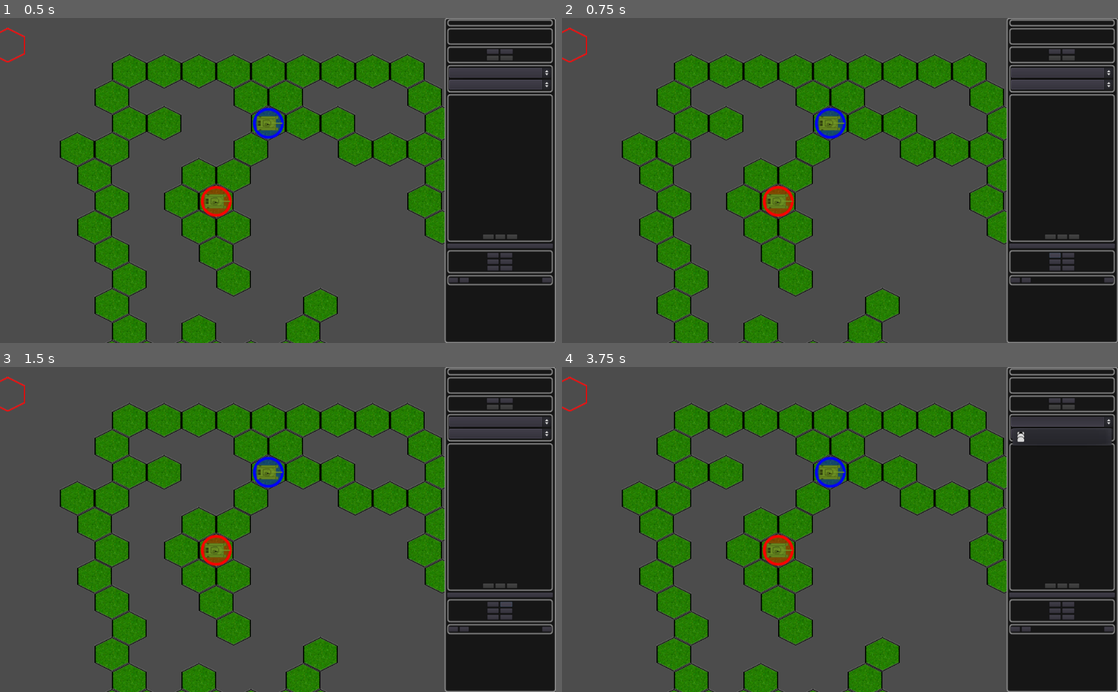
Above: before the commit, frames 1-4 (two rows, left to right).
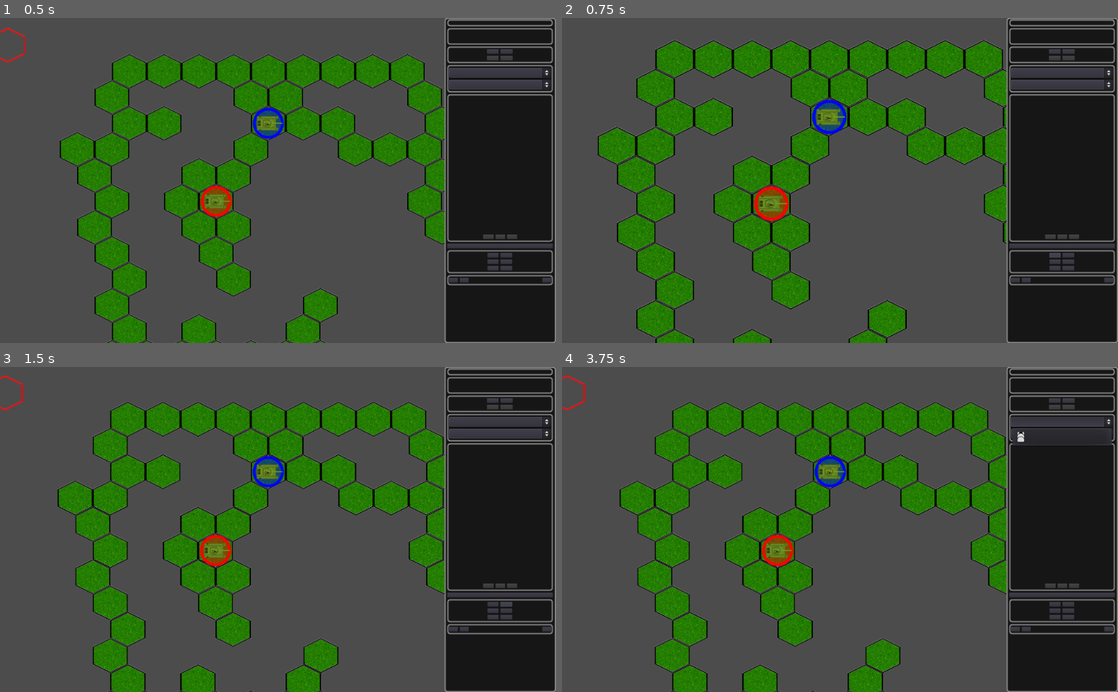
Above: after the commit, the same moments.

Repository: stefanos-86/HexGame
Game: Godot game, scene res://Scenes/HexMap.tscn
Same seed, same stepped clock (60 frames per second), same inputs: the game is played once before the commit and once after it.
Inputs:
- Up to frame 1 (0.5 s): no input
- Up to frame 2 (0.75 s): click "Zoom In" at 0.5 s
- Up to frame 3 (1.5 s): click "Zoom Out" at 1.25 s
- Up to frame 4 (3.75 s): click "Artillery" at 2 s; click "Fire Smoke" at 2.75 s; click "Fire at will" at 3.5 s

Frame 1 is identical in both runs. In frame 2, 21% of the frame differs, in the area x 0-80%, y 2-100%; in frame 3, 5.4%; in frame 4, 5.4%.

Commit message:
Map zoom.

Diff:
--- a/Font/UiTheme.tres
+++ b/Font/UiTheme.tres
@@ -7,3 +7,8 @@
 default_font = ExtResource( 1 )
 Panel/styles/panel = ExtResource( 2 )
 PanelContainer/styles/panel = ExtResource( 2 )
+TooltipLabel/colors/font_color = Color( 1, 1, 1, 1 )
+TooltipLabel/colors/font_color_shadow = Color( 0, 0, 0, 0.1 )
+TooltipLabel/constants/shadow_offset_x = 1
+TooltipLabel/constants/shadow_offset_y = 1
+TooltipLabel/fonts/font = ExtResource( 1 )
--- a/Scenes/HexMap.tscn
+++ b/Scenes/HexMap.tscn
@@ -309,12 +309,14 @@
 [node name="ZoomIn" type="Button" parent="Interface/Camera/L/Sidebar/View/CC/GC"]
 margin_right = 93.0
 margin_bottom = 26.0
+hint_tooltip = "Numpad + / Mouse Wheel Up"
 text = "Zoom In"
 
-[node name="ZoomOut2" type="Button" parent="Interface/Camera/L/Sidebar/View/CC/GC"]
+[node name="ZoomOut" type="Button" parent="Interface/Camera/L/Sidebar/View/CC/GC"]
 margin_left = 97.0
 margin_right = 199.0
 margin_bottom = 26.0
+hint_tooltip = "Numpad - / Mouse Wheel Down"
 text = "Zoom Out"
 
 [node name="PanUp" type="Button" parent="Interface/Camera/L/Sidebar/View/CC/GC"]
@@ -376,7 +378,10 @@
 margin_left = 198.0
 margin_right = 250.0
 margin_bottom = 26.0
+hint_tooltip = "Esc"
 text = "Quit"
+[connection signal="movement_animation_done" from="Interface/MovementPath/PathFollow2D/Transporter" to="Interface" method="_on_Transporter_movement_animation_done"]
 [connection signal="movement_animation_done" from="Interface/MovementPath/PathFollow2D/Transporter" to="Control" method="_on_Transporter_movement_animation_done"]
-[connection signal="movement_animation_done" from="Interface/MovementPath/PathFollow2D/Transporter" to="Interface" method="_on_Transporter_movement_animation_done"]
+[connection signal="pressed" from="Interface/Camera/L/Sidebar/View/CC/GC/ZoomIn" to="Interface" method="zoom_in"]
+[connection signal="pressed" from="Interface/Camera/L/Sidebar/View/CC/GC/ZoomOut" to="Interface" method="zoom_out"]
 [connection signal="pressed" from="Interface/Camera/L/Sidebar/Admin/HC2/Quit" to="Control" method="shutdown"]
--- a/Scenes/Interface.gd
+++ b/Scenes/Interface.gd
@@ -6,6 +6,12 @@
 var units
 
 var moving_unit
+
+# Controls the camera zoom. Big number, big field of view
+# (increase the level to zoom out).
+var zoom_level
+const max_zoom_level = 3
+const min_zoom_level = 0.5
 
 var colors_for_factions = {
   factions.names.RED: Color(1, 0, 0),
@@ -17,6 +23,8 @@
   var root = get_tree().get_root()
   terrain = root.get_node("HexMap/Terrain")
   units = root.get_node("HexMap/Units")
+
+  zoom_level = 1
 
 func describe_cell(cell_coordinates):
   var unit = terrain.what_is_at(cell_coordinates)
@@ -91,7 +99,17 @@
   $MovementPath/PathFollow2D/Transporter.reset_at_start(distance_to_cover, 300)
 
 func zoom_out():
-  $Camera.zoom *= 1.1
+  $Camera.zoom = change_zoom(1.1)
 
 func zoom_in():
-  $Camera.zoom *= 0.9
+  $Camera.zoom = change_zoom(0.9)
+
+func change_zoom(multiplier):
+  zoom_level *= multiplier
+
+  if (zoom_level > max_zoom_level):
+    zoom_level = max_zoom_level
+  if (zoom_level < min_zoom_level):
+    zoom_level = min_zoom_level
+
+  return Vector2(zoom_level, zoom_level)
--- a/project.godot
+++ b/project.godot
@@ -25,6 +25,12 @@
 
 [input]
 
+ui_accept={
+"deadzone": 0.5,
+"events": [ Object(InputEventKey,"resource_local_to_scene":false,"resource_name":"","device":0,"alt":false,"shift":false,"control":false,"meta":false,"command":false,"pressed":false,"scancode":16777221,"unicode":0,"echo":false,"script":null)
+, Object(InputEventMouseButton,"resource_local_to_scene":false,"resource_name":"","device":0,"alt":false,"shift":false,"control":false,"meta":false,"command":false,"button_mask":0,"position":Vector2( 0, 0 ),"global_position":Vector2( 0, 0 ),"factor":1.0,"button_index":1,"pressed":false,"doubleclick":false,"script":null)
+ ]
+}
 Shutdown={
 "deadzone": 0.5,
 "events": [ Object(InputEventKey,"resource_local_to_scene":false,"resource_name":"","device":0,"alt":false,"shift":false,"control":false,"meta":false,"command":false,"pressed":false,"scancode":16777217,"unicode":0,"echo":false,"script":null)
@@ -33,11 +39,13 @@
 ZoomIn={
 "deadzone": 0.5,
 "events": [ Object(InputEventKey,"resource_local_to_scene":false,"resource_name":"","device":0,"alt":false,"shift":false,"control":false,"meta":false,"command":false,"pressed":false,"scancode":16777349,"unicode":0,"echo":false,"script":null)
+, Object(InputEventMouseButton,"resource_local_to_scene":false,"resource_name":"","device":0,"alt":false,"shift":false,"control":false,"meta":false,"command":false,"button_mask":0,"position":Vector2( 0, 0 ),"global_position":Vector2( 0, 0 ),"factor":1.0,"button_index":4,"pressed":false,"doubleclick":false,"script":null)
  ]
 }
 ZoomOut={
 "deadzone": 0.5,
 "events": [ Object(InputEventKey,"resource_local_to_scene":false,"resource_name":"","device":0,"alt":false,"shift":false,"control":false,"meta":false,"command":false,"pressed":false,"scancode":16777347,"unicode":0,"echo":false,"script":null)
+, Object(InputEventMouseButton,"resource_local_to_scene":false,"resource_name":"","device":0,"alt":false,"shift":false,"control":false,"meta":false,"command":false,"button_mask":0,"position":Vector2( 0, 0 ),"global_position":Vector2( 0, 0 ),"factor":1.0,"button_index":5,"pressed":false,"doubleclick":false,"script":null)
  ]
 }
 
